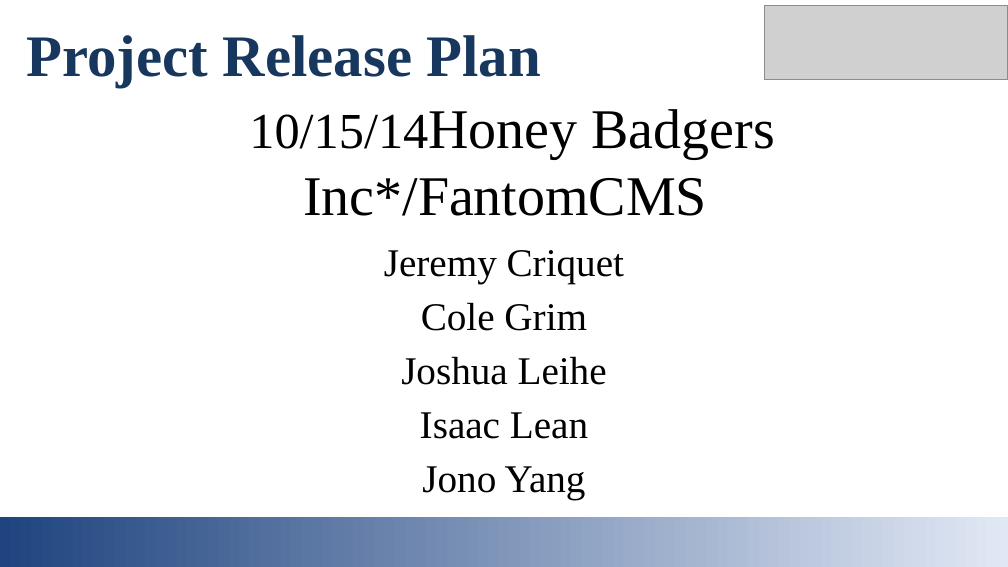
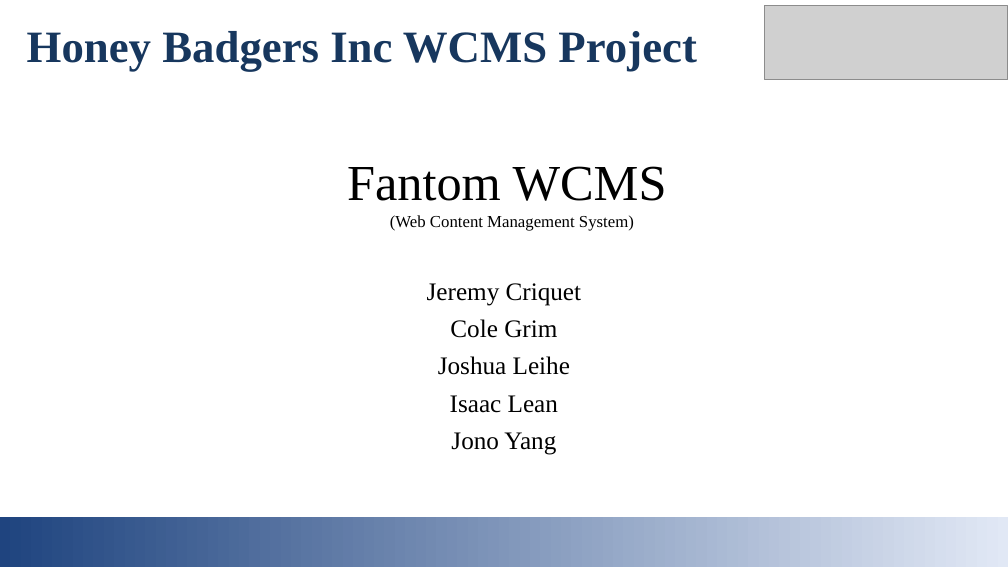
Before and after one commit to jcriquet/FantomCMS, a slide deck: slide 1 of doc/Initial_Presentation.pptx. Drawn at 1008x567 pixels with LibreOffice and Linux fonts; fonts in the diff are those of the drawing; grey boxes stand for pictures. Boxes give left, top, right and bottom in pixels: in the first picture for what was removed or moved away, otherwise in the second. Text is boxed around its words. In the diff, an @@ line names an element or a change of style, - is before the commit and + after.

Commit message:
Added Josh's changes to Powerpoint and cleaned up Release Plan. Added a PDF since just having an ODT was causing issues.

```diff
--- a/doc/Initial_Presentation.pptx
+++ b/doc/Initial_Presentation.pptx
@@ text at box(27, 31, 696, 71): text changed; size 42 to 32 pt @@
-Project Release Plan
+Honey Badgers Inc WCMS Project
@@ text at box(347, 166, 667, 231): text changed; size 40 to 12 pt @@
-10/15/14Honey Badgers Inc*/FantomCMS
+Fantom WCMS
+(Web Content Management System)
@@ text "Jeremy Criquet": place and size @@
-text "Jeremy Criquet" at box(384, 250, 624, 500)
+text "Jeremy Criquet" at box(427, 283, 581, 455)
@@ text "Jeremy Criquet" at box(427, 283, 581, 455): size 28 to 18 pt @@
```
Also in this commit, not shown: 4 other slides changed, 1 slide added, 1 slide removed, 2 other files.
